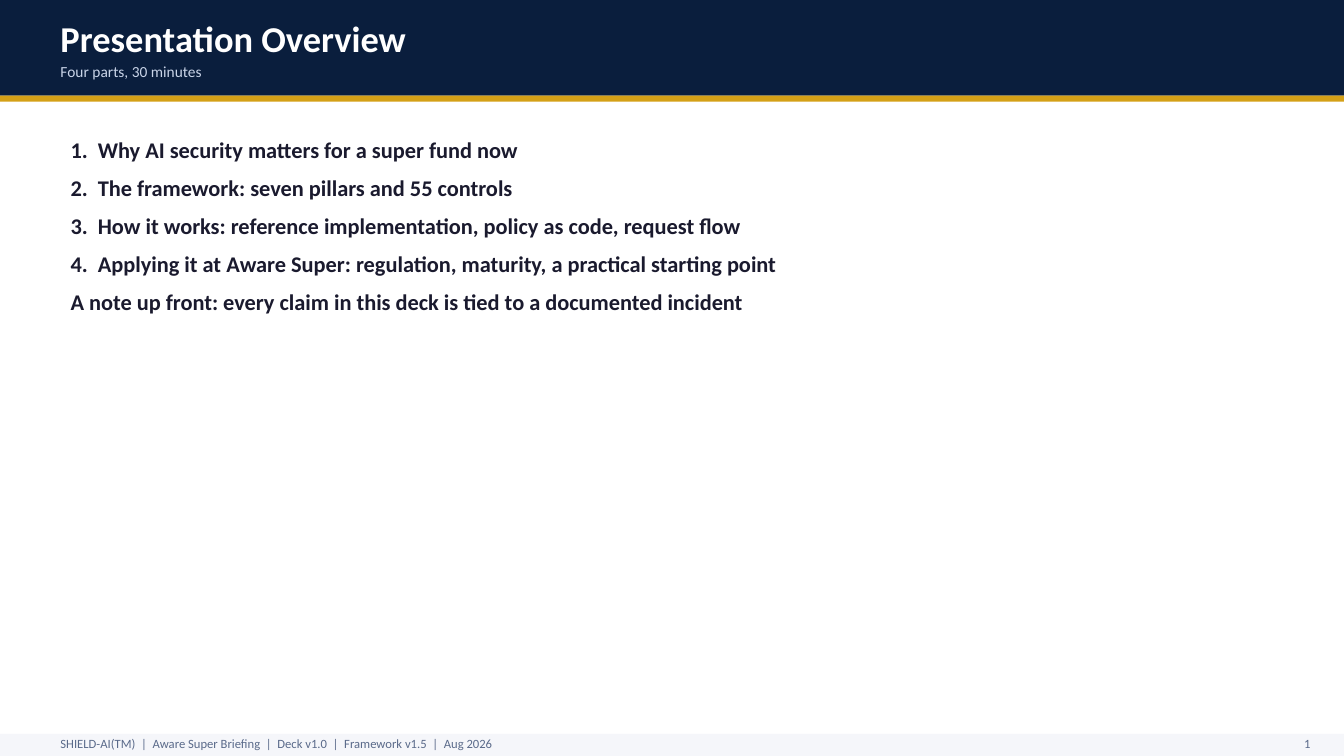
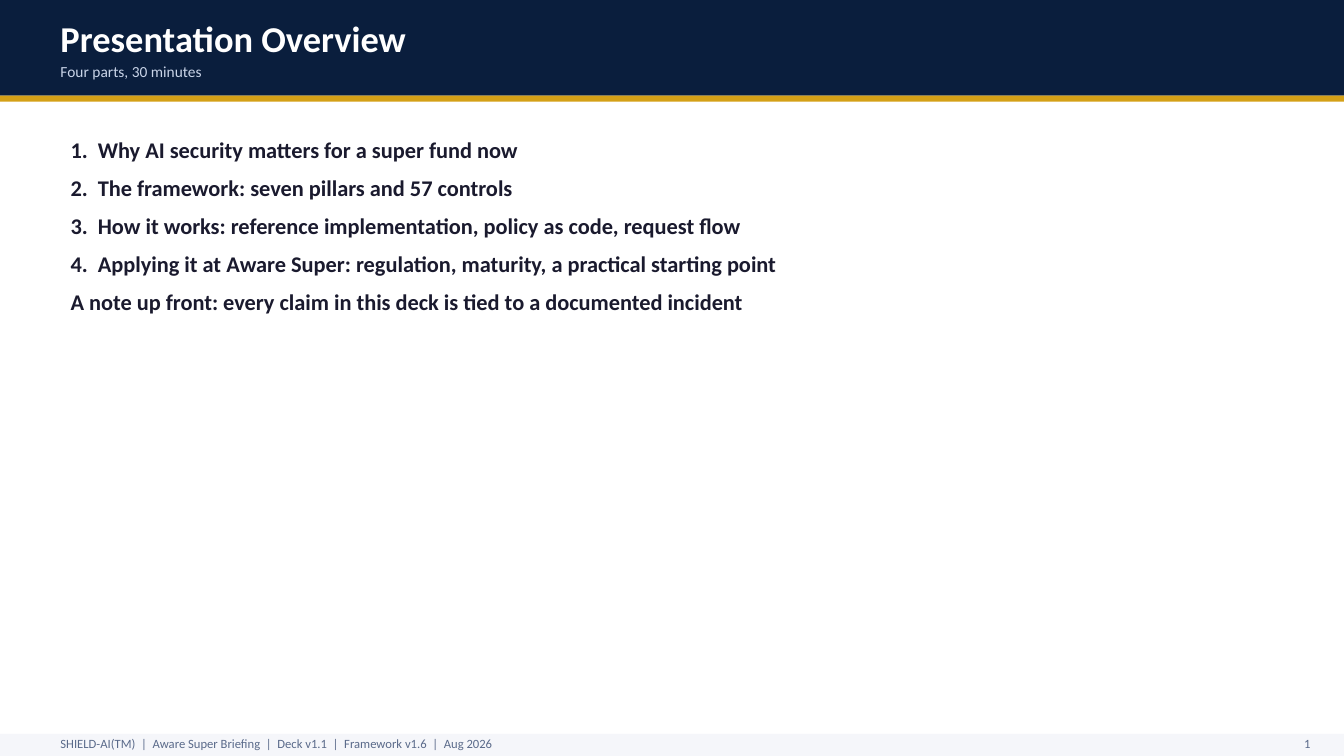
Before and after one commit to monch1962/shield-ai, a slide deck: slide 2 of client-specific/aware-super/shield-ai-deck-aware-super.pptx. Drawn at 1344x756 pixels with LibreOffice and Linux fonts; fonts in the diff are those of the drawing. Boxes give left, top, right and bottom in pixels: in the first picture for what was removed or moved away, otherwise in the second. Text is boxed around its words. In the diff, an @@ line names an element or a change of style, - is before the commit and + after.

Commit message:
Complete v1.6 weekly cycle delivery: decks, builds, verification, humanisation
- Deck HTML footers bumped v1.5 -> v1.6 across business, buyers-journey-bridge,
  and technical decks; control counts 55 -> 57; incident counts 25 -> 32;
  deck PDFs regenerated (14/7/27 slides)
- Client decks rebuilt to framework v1.6: defence v1.2 -> v1.3, aware-super
  v1.0 -> v1.1 (MS-10/TP-11 pillar bullets, evidence slides refreshed,
  footers/manifests/framework_version updated); VERSIONS.md rows added
- tools/build_docs.sh run; pypdf/EPUB verification confirms MS-10, TP-11,
  v1.6, G20/G21, and list rendering in all outputs
- Paragraph-adjacent list spacing scan: 0 real junctions repo-wide
- Humanizer pass on gap-analysis report prose (exec summary + v1.6 narrative);
  data/controls/severities untouched
- New Rego stubs for MS-10 and TP-11 (57 total) + sweep helper scripts

```diff
--- a/client-specific/aware-super/shield-ai-deck-aware-super.pptx
+++ b/client-specific/aware-super/shield-ai-deck-aware-super.pptx
@@ text at box(71, 180, 513, 200): text changed @@
-2. The framework: seven pillars and 55 controls
+2. The framework: seven pillars and 57 controls
@@ text at box(60, 739, 493, 750): text changed @@
-SHIELD-AI(TM) | Aware Super Briefing | Deck v1.0 | Framework v1.5 | Aug 2026
+SHIELD-AI(TM) | Aware Super Briefing | Deck v1.1 | Framework v1.6 | Aug 2026
```
Also in this commit, not shown: 23 other slides changed, 39 other files.
